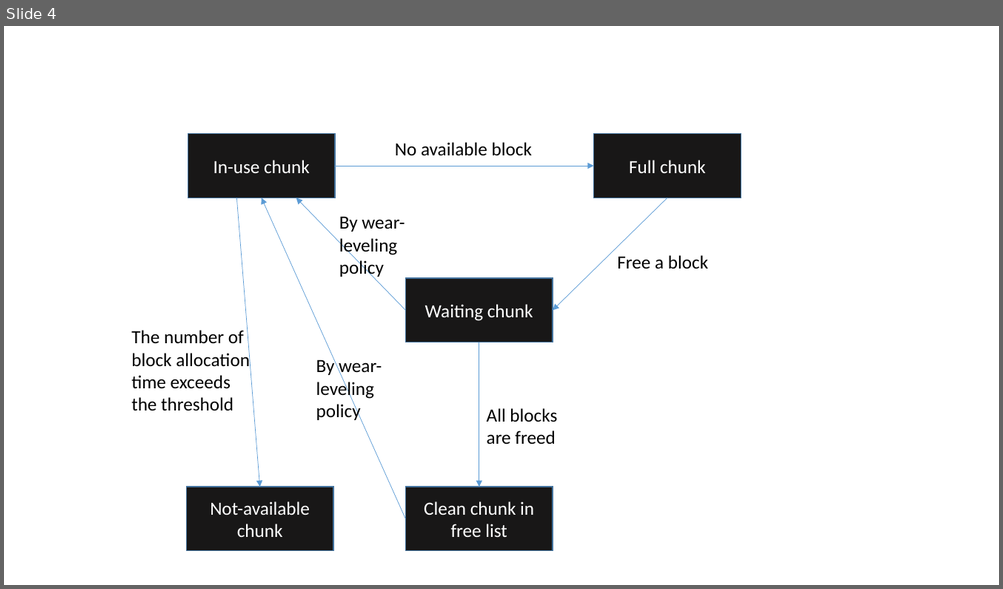
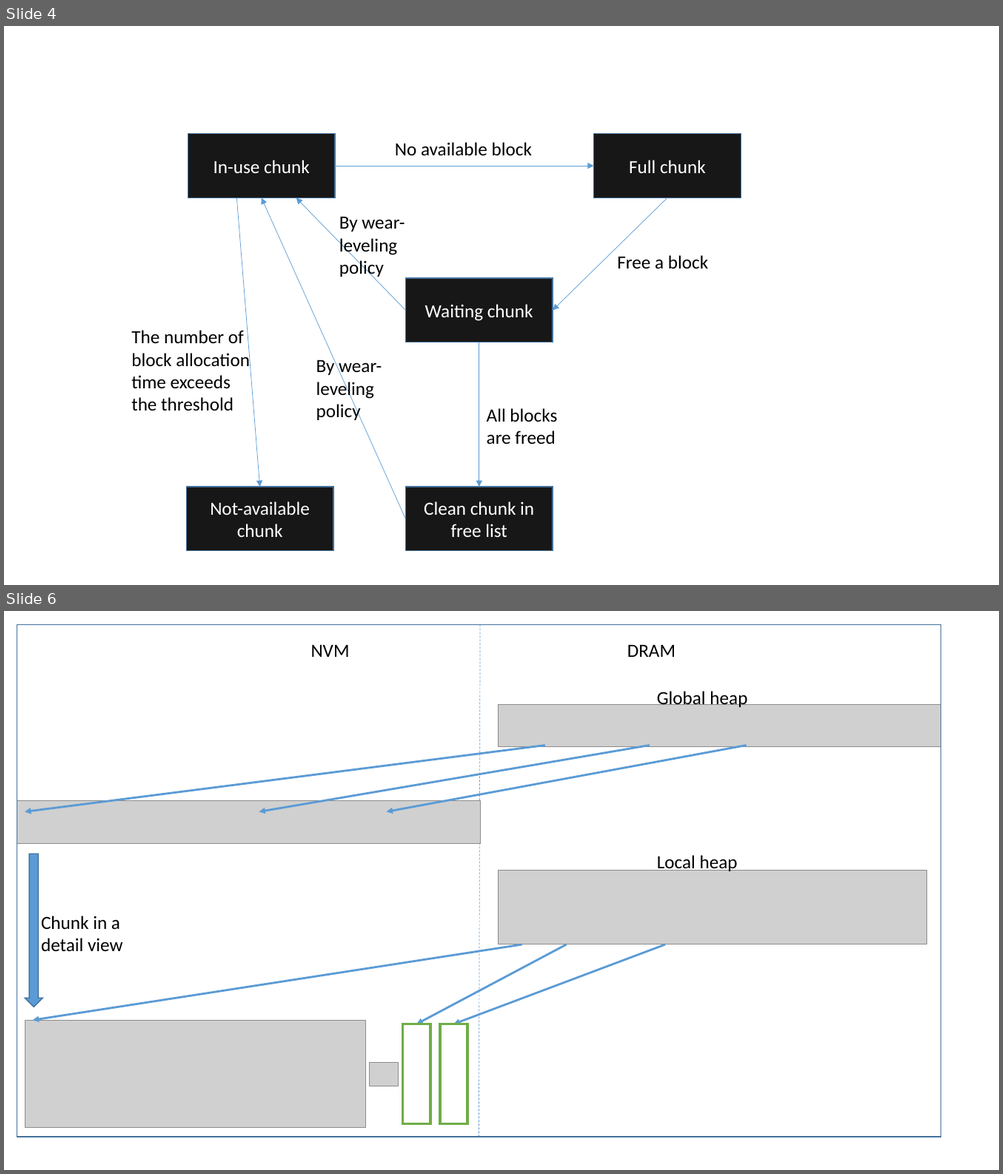
Before and after one commit to zyearn/TCNVMalloc, a slide deck: paper/pic.pptx. Shown one above the other, each under a label of ours: slide 4 before the commit, slides 4 and 6 after it; the slides between them are not shown. The pictures are 1003x589 and 1003x1174 pixels, drawn with LibreOffice and Linux fonts; fonts in the diff are those of the drawing; grey boxes stand for pictures. Boxes give left, top, right and bottom in pixels: in the first picture for what was removed or moved away, otherwise in the second. Text is boxed around its words. In the diff, an @@ line names an element or a change of style, - is before the commit and + after.

```diff
--- a/paper/pic.pptx
+++ b/paper/pic.pptx
@@ slide 6 added at bbox=[4, 611, 999, 1170], background #FFFFFF @@
@@ rectangle added at bbox=[17, 624, 940, 1137], outline #43739E 1 pt @@
@@ line added from (480, 624) to (478, 1138), #5B9BD5 0.5 pt dashed @@
@@ text added at bbox=[311, 644, 350, 657], 18 pt, text #000000 @@
+NVM
@@ text added at bbox=[627, 644, 675, 657], 18 pt, text #000000 @@
+DRAM
@@ text added at bbox=[657, 691, 747, 709], 18 pt, text #000000 @@
+Global heap
@@ picture added at bbox=[498, 705, 941, 747] @@
@@ arrow added from (545, 745) to (25, 812), #5B9BD5 2 pt @@
@@ arrow added from (649, 745) to (259, 812), #5B9BD5 2 pt @@
@@ arrow added from (746, 745) to (386, 812), #5B9BD5 2 pt @@
@@ picture added at bbox=[17, 801, 480, 845] @@
@@ down arrow added at bbox=[25, 854, 42, 1008], fill #5B9BD5, outline #43739E 1 pt @@
@@ picture added at bbox=[498, 871, 927, 945] @@
@@ text added at bbox=[657, 855, 737, 873], 18 pt, text #000000 @@
+Local heap
@@ text added at bbox=[41, 916, 123, 951], 18 pt, text #000000 @@
+Chunk in a detail view
@@ arrow added from (522, 945) to (32, 1021), #5B9BD5 2 pt @@
@@ arrow added from (566, 945) to (417, 1025), #5B9BD5 2 pt @@
@@ arrow added from (665, 945) to (454, 1025), #5B9BD5 2 pt @@
@@ picture added at bbox=[25, 1021, 365, 1129] @@
@@ rectangle added at bbox=[402, 1025, 430, 1125], outline #70AD47 2.5 pt @@
@@ rectangle added at bbox=[440, 1025, 467, 1125], outline #70AD47 2.5 pt @@
@@ picture added at bbox=[369, 1062, 398, 1086] @@
```
Also in this commit, not shown: 1 other slide added, 1 other file.
